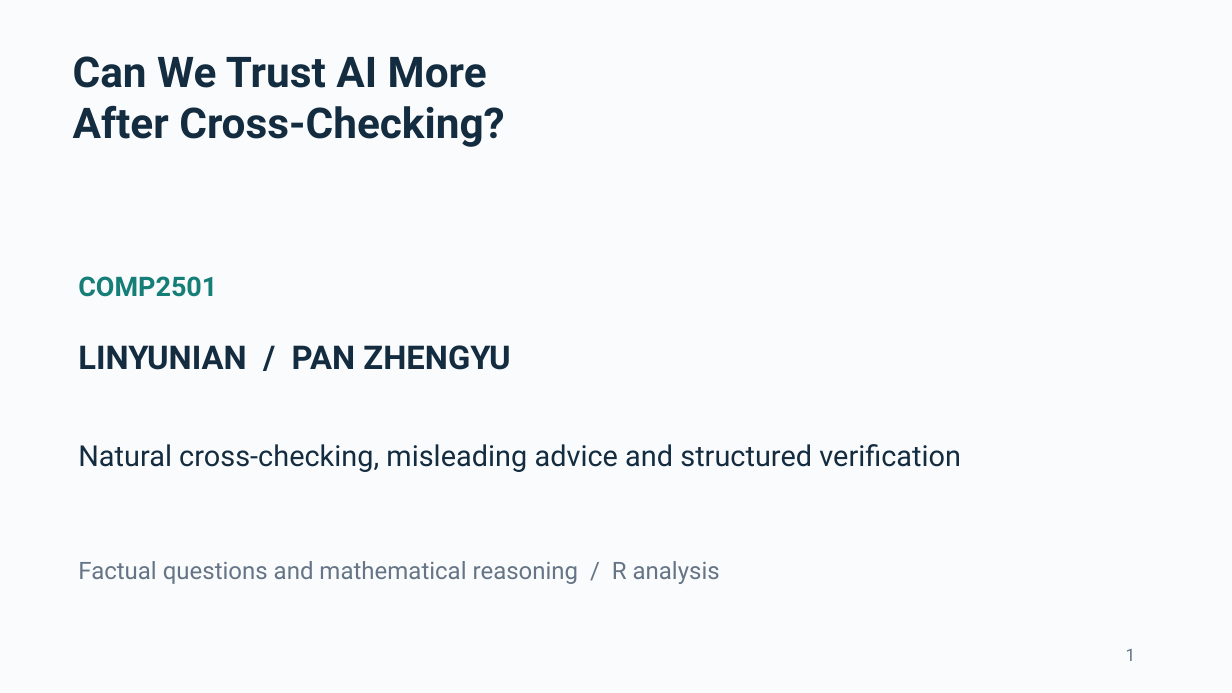
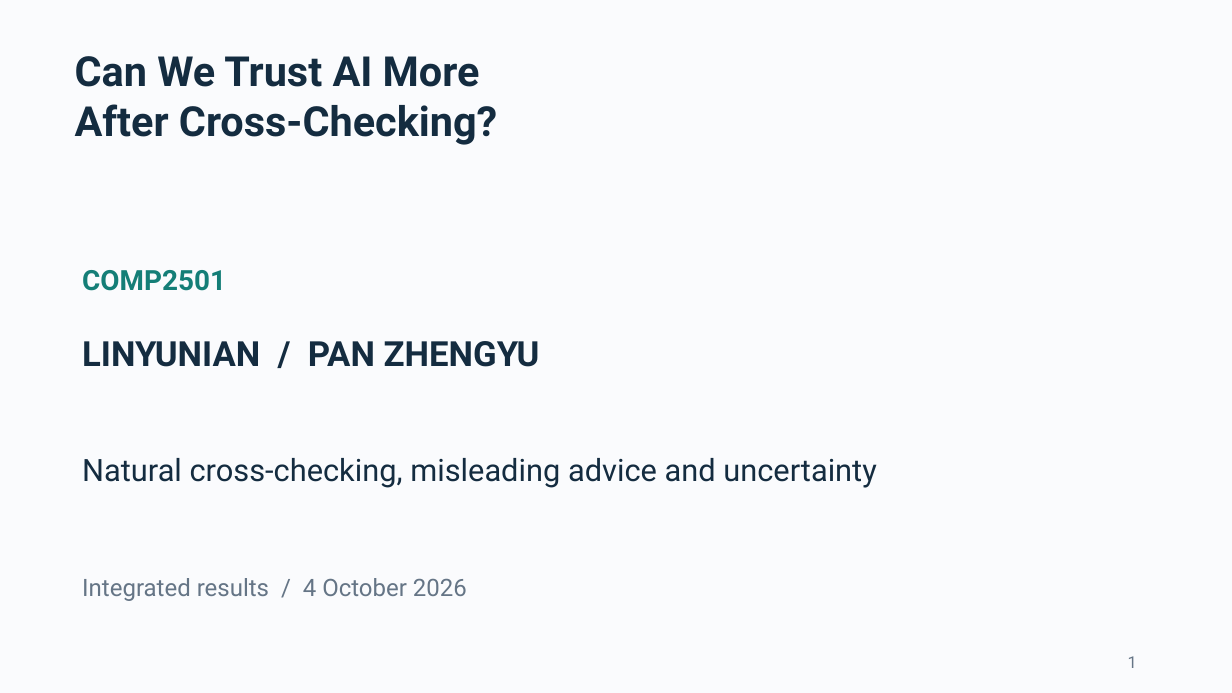
Before and after one commit to ThomasLin070217/comp2501-ai-reliability, a slide deck: slide 1 of Submission_Pack/COMP2501_presentation.pptx. Drawn at 1232x693 pixels with LibreOffice and Linux fonts; fonts in the diff are those of the drawing. Boxes give left, top, right and bottom in pixels: in the first picture for what was removed or moved away, otherwise in the second. Text is boxed around its words. In the diff, an @@ line names an element or a change of style, - is before the commit and + after.

Commit message:
Integrate completed experiments into final presentation and report

```diff
--- a/Submission_Pack/COMP2501_presentation.pptx
+++ b/Submission_Pack/COMP2501_presentation.pptx
@@ text "Can We Trust AI More" at (x1=75, y1=56, x2=497, y2=145): size 33 to 32.2 pt @@
@@ text "COMP2501" at (x1=82, y1=270, x2=226, y2=291): size 21 to 21.8 pt @@
@@ text "LINYUNIAN / PAN ZHENGYU" at (x1=82, y1=341, x2=540, y2=367): size 25.5 to 27 pt @@
@@ text at (x1=82, y1=458, x2=877, y2=488): text changed; size 22.5 to 24 pt @@
-Natural cross-checking, misleading advice and structured verification
+Natural cross-checking, misleading advice and uncertainty
@@ text removed at (x1=78, y1=561, x2=720, y2=584) @@
-Factual questions and mathematical reasoning / R analysis
@@ text added at (x1=82, y1=578, x2=467, y2=601), 18.8 pt, text #657586 @@
+Integrated results / 4 October 2026
@@ text "1" moved from (x1=1126, y1=649, x2=1136, y2=661) to (x1=1128, y1=656, x2=1137, y2=668) @@
@@ text "1" at (x1=1128, y1=656, x2=1137, y2=668): size 13.5 to 12.8 pt @@
```
Also in this commit, not shown: 1 other slide changed, 18 slides added, 16 slides removed, 44 other files.
